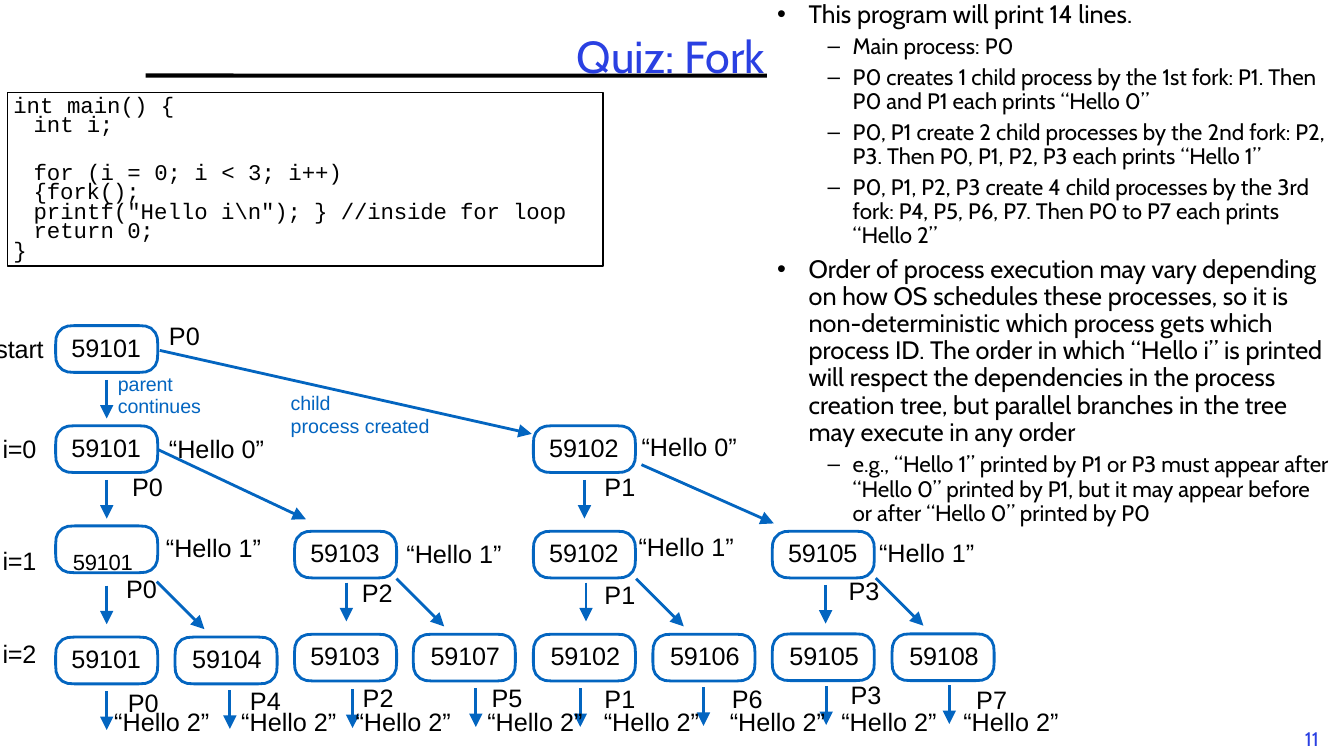
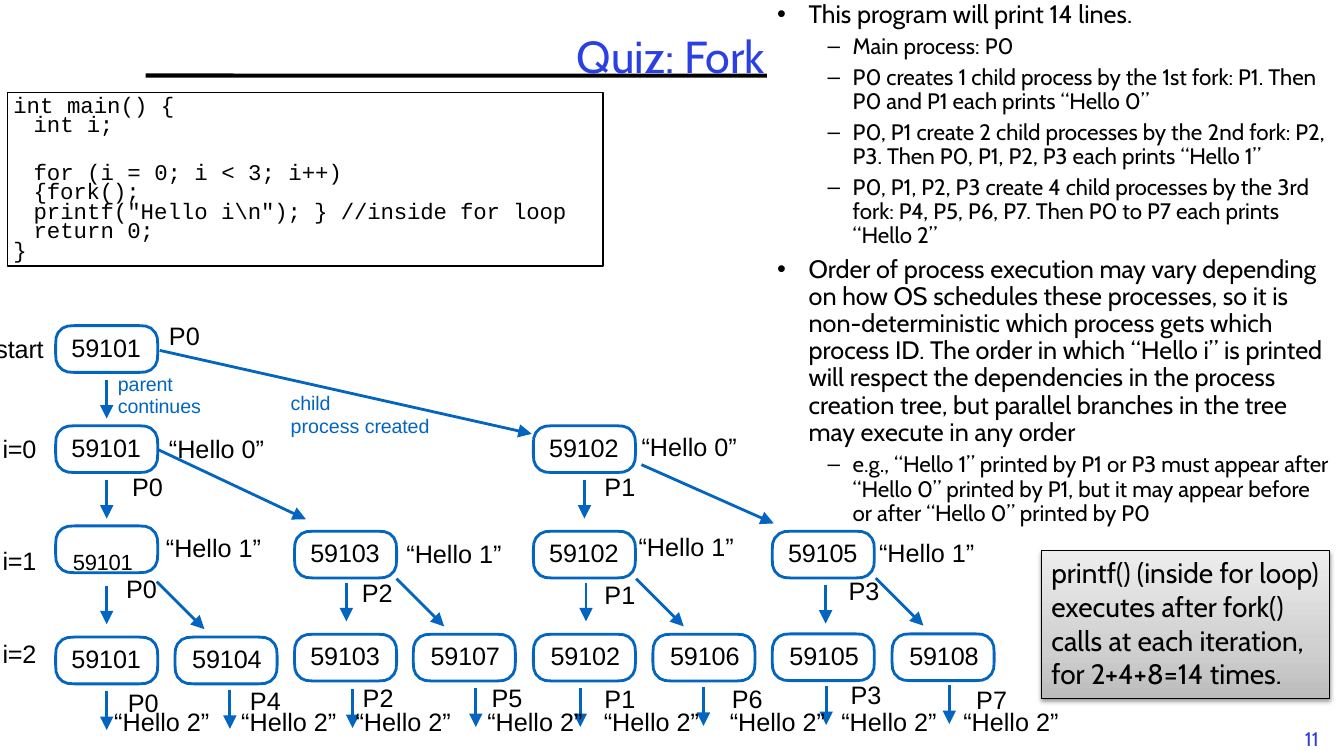
Before and after one commit to guhofstra/CSC112Fa26, a slide deck: slide 11 of PPTs/L2-Exercises ANS.pptx. Drawn at 1344x756 pixels with LibreOffice and Linux fonts; fonts in the diff are those of the drawing. Boxes give left, top, right and bottom in pixels: in the first picture for what was removed or moved away, otherwise in the second. Text is boxed around its words. In the diff, an @@ line names an element or a change of style, - is before the commit and + after.

```diff
--- a/PPTs/L2-Exercises ANS.pptx
+++ b/PPTs/L2-Exercises ANS.pptx
@@ rectangle added at (1042,551,1330,699), fill gradient #BDBDBD to #D1D1D1 to #EEEEEE, outline #000000 0.75 pt, 20 pt, text #000000 @@
+printf() (inside for loop) executes after fork() calls at each iteration, for 2+4+8=14 times.
```
Also in this commit, not shown: 1 other slide changed, 1 other file.
